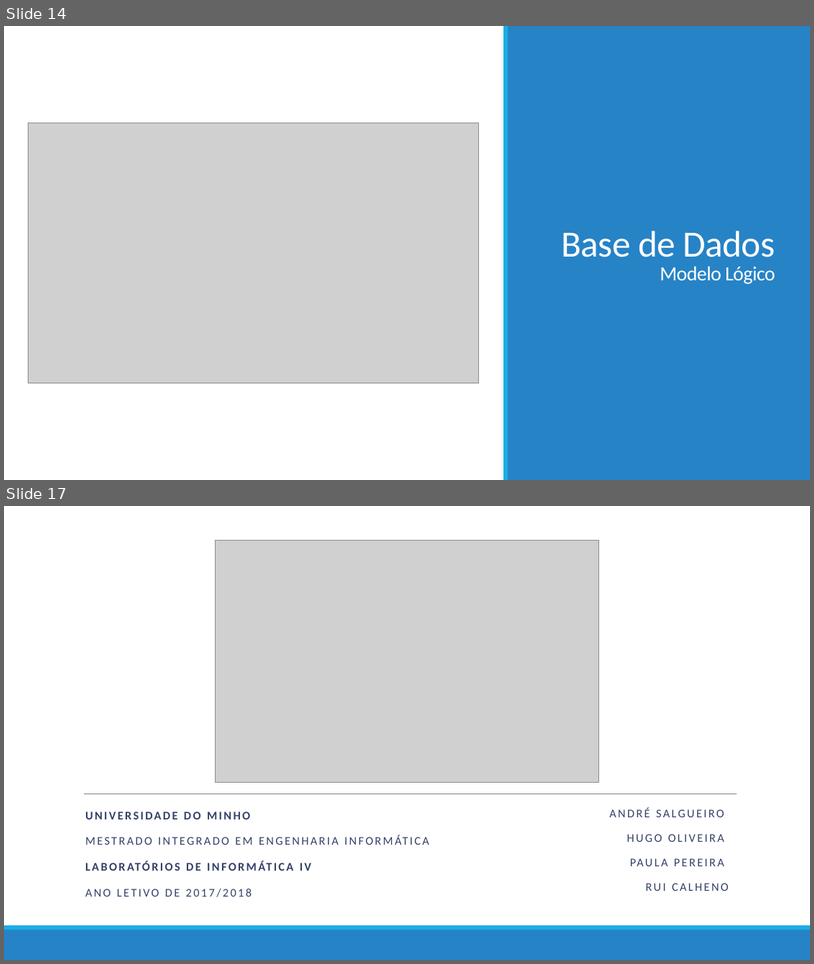
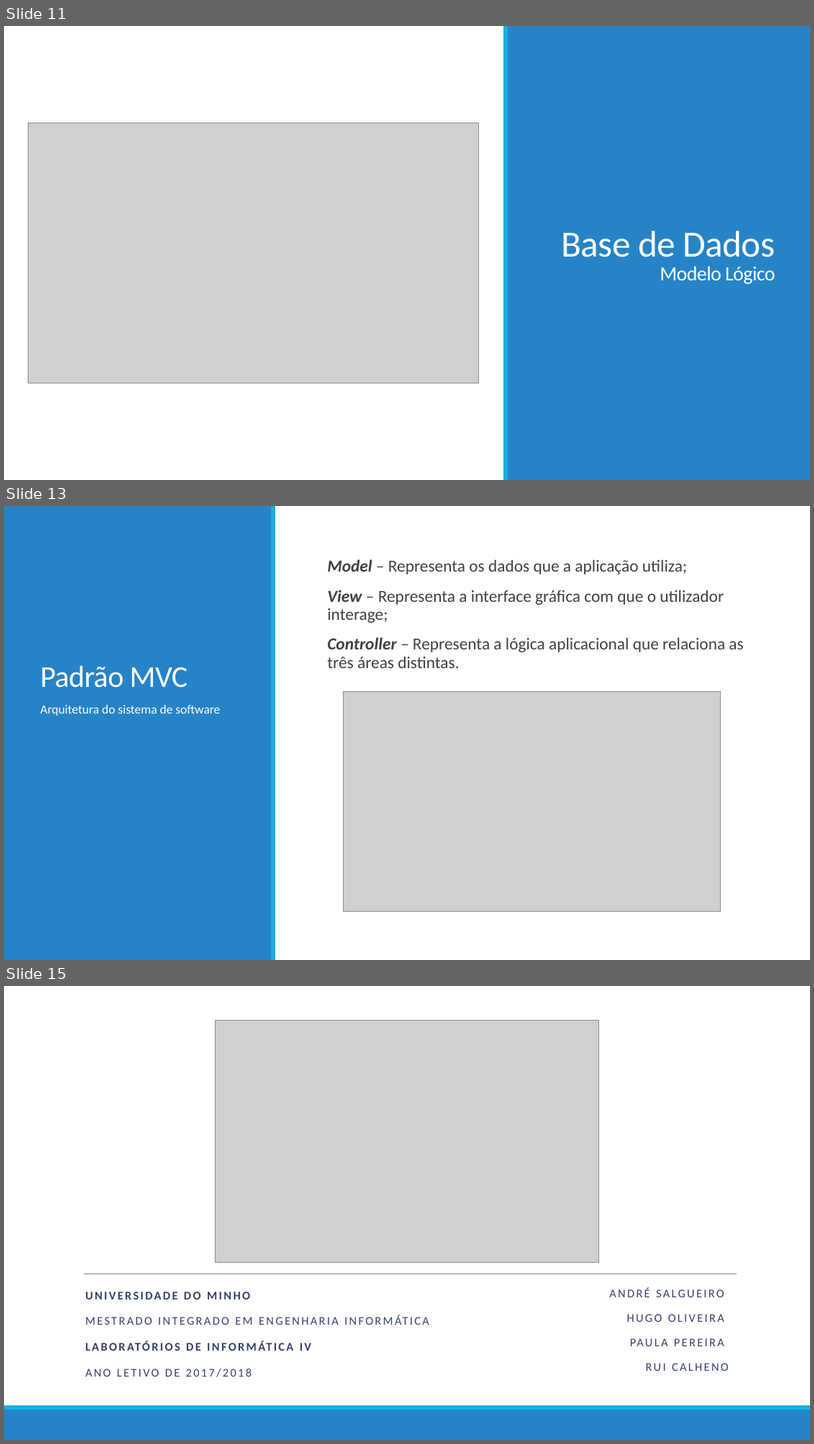
Before and after one commit to ruicalheno133/home-massage, a slide deck: Parte_III/Apresentação 3.pptx. Shown one above the other, each under a label of ours: slides 14 and 17 before the commit, slides 11, 13 and 15 after it; the slides between them are not shown. The pictures are 814x964 and 814x1444 pixels, drawn with LibreOffice and Linux fonts; fonts in the diff are those of the drawing; grey boxes stand for pictures. Boxes give left, top, right and bottom in pixels: in the first picture for what was removed or moved away, otherwise in the second. Text is boxed around its words. In the diff, an @@ line names an element or a change of style, - is before the commit and + after.

```diff
--- a/Parte_III/Apresentação 3.pptx
+++ b/Parte_III/Apresentação 3.pptx
@@ slide 13 added at (x1=4, y1=506, x2=810, y2=960), background #FFFFFF @@
@@ rectangle added at (x1=4, y1=506, x2=272, y2=960), fill #2683C6 @@
@@ rectangle added at (x1=271, y1=506, x2=275, y2=960), fill #1CADE4 @@
@@ text added at (x1=327, y1=559, x2=743, y2=668), 20 pt, text #404040 @@
+  Model – Representa os dados que a aplicação utiliza;
+  View – Representa a interface gráfica com que o utilizador interage;
+  Controller – Representa a lógica aplicacional que relaciona as três áreas distintas.
@@ title added at (x1=40, y1=666, x2=188, y2=687), 36 pt, text #FFFFFF @@
+Padrão MVC
@@ picture added at (x1=343, y1=691, x2=721, y2=911) @@
@@ text added at (x1=40, y1=705, x2=220, y2=716), 15 pt, text #FFFFFF @@
+Arquitetura do sistema de software
@@ what was slide 14 is now slide 11 @@
@@ what was slide 17 is now slide 15 @@
```
Also in this commit, not shown: 4 slides changed, 3 other slides added, 6 slides removed.
